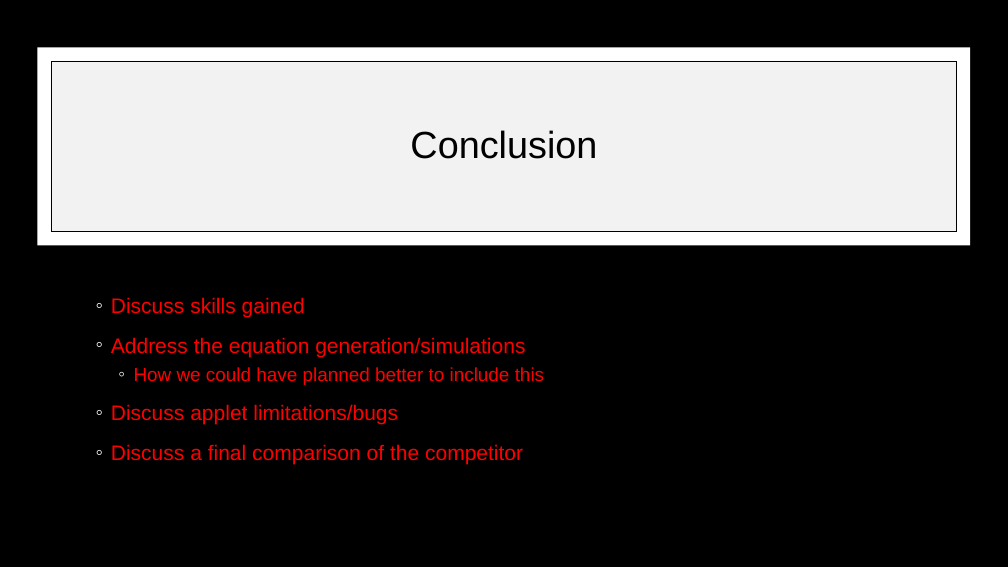
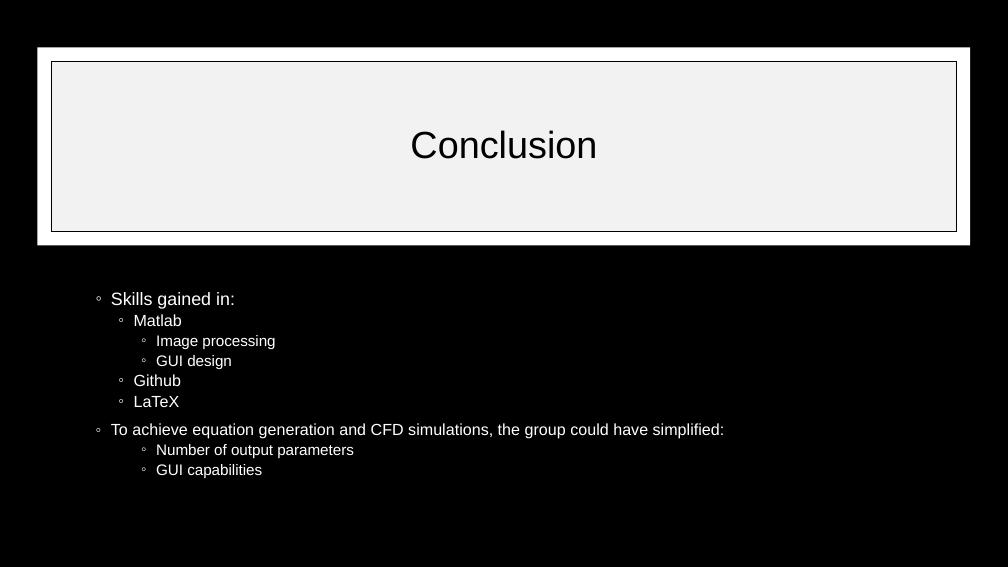
Before and after one commit to IFDL-WSU/Viscous-Droplet-Impact, a slide deck: slide 13 of Final Presentation/MECH417_Team4_FinalPresentation.pptx (slide 12 before the commit). Drawn at 1008x567 pixels with LibreOffice and Linux fonts; fonts in the diff are those of the drawing. Boxes give left, top, right and bottom in pixels: in the first picture for what was removed or moved away, otherwise in the second. Text is boxed around its words. In the diff, an @@ line names an element or a change of style, - is before the commit and + after.

Commit message:
Completed Conclusion Slides

```diff
--- a/Final Presentation/MECH417_Team4_FinalPresentation.pptx
+++ b/Final Presentation/MECH417_Team4_FinalPresentation.pptx
@@ text at <box>111,292,725,478</box>: text changed; size 20 to 15.3 pt; text colour #FF0000 to #FFFFFF @@
-◦ Discuss skills gained
-◦ Address the equation generation/simulations
-  ◦ How we could have planned better to include this
-◦ Discuss applet limitations/bugs
-◦ Discuss a final comparison of the competitor
+◦ Skills gained in:
+  ◦ Matlab
+    ◦ Image processing
+    ◦ GUI design
+  ◦ Github
+  ◦ LaTeX
+◦ To achieve equation generation and CFD simulations, the group could have simplified:
+    ◦ Number of output parameters
+    ◦ GUI capabilities
```
Also in this commit, not shown: 1 slide added.
